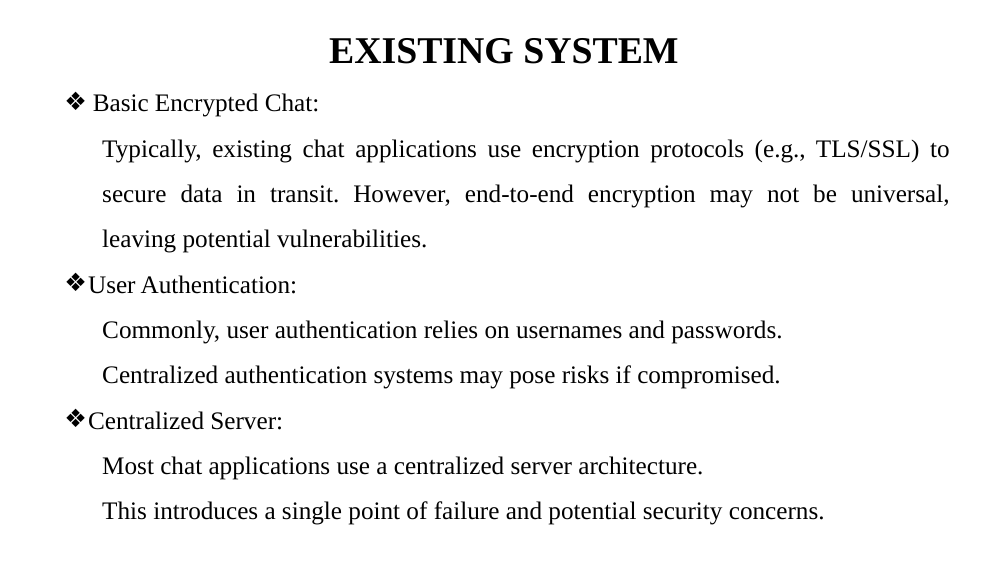
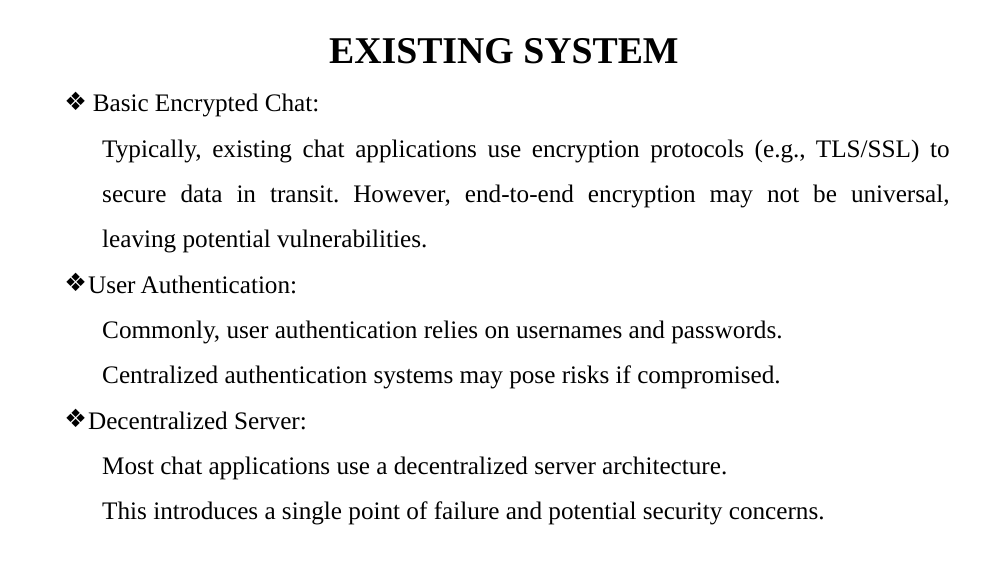
Before and after one commit to i-am-smf/Secure-Chat-using-Blockchain, a slide deck: slide 11 of DOCS/First Review.pptx. Drawn at 1008x567 pixels with LibreOffice and Linux fonts; fonts in the diff are those of the drawing. Boxes give left, top, right and bottom in pixels: in the first picture for what was removed or moved away, otherwise in the second. Text is boxed around its words. In the diff, an @@ line names an element or a change of style, - is before the commit and + after.

```diff
--- a/DOCS/First Review.pptx
+++ b/DOCS/First Review.pptx
@@ text at [88,411,727,480]: text changed @@
-❖ Centralized Server:
-  Most chat applications use a centralized server architecture.
+❖ Decentralized Server:
+  Most chat applications use a decentralized server architecture.
```
Also in this commit, not shown: 8 other slides changed, 2 other files.
